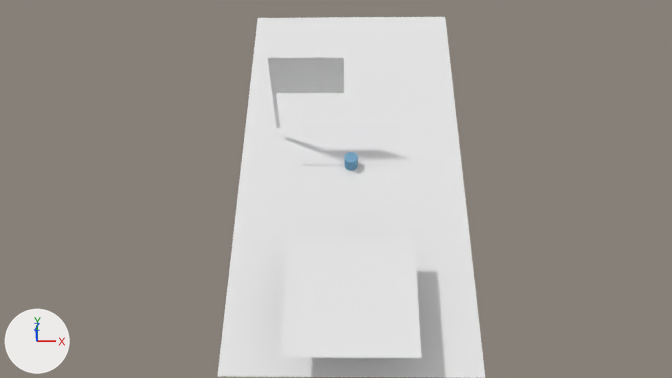
A saved change to the Blender file SunTzu/SunTzu/Assets/Models/Continent.blend.
One viewpoint serves both versions: the file's camera 'Camera'. Lighting does not change. The marker at lower left points along +X, +Y and +Z.

The scene before the commit, as lines of its bpy script (objects in view):
```python
me_cube_001 = bpy.data.meshes.new('Cube.001')
me_cube_001.from_pydata(...)  # a box spanning x -0.016..0.016, y -0.016..0.016, z -0.439..0.439
me_cylinder_002 = bpy.data.meshes.new('Cylinder.002')
me_cylinder_002.from_pydata(...)  # a 32-sided cylinder along z spanning x -0.0595..0.0594, y -0.0595..0.0594, z -0.0002..0.1187
me_cylinder_002.polygons.foreach_set('use_smooth', [True] * 96)
me_cylinder_002.materials.append(mat_pawn_material)  # blue #77a6c5
me_plane = bpy.data.meshes.new('Plane')
me_plane.from_pydata([(1.0, 2.0, 0.0), (1.0, -2.0, 0.0), (-1.0, -2.0, 0.0), (-1.0, 2.0, 0.0)], [], [(0, 3, 2, 1)])
me_plane.materials.append(mat_continent_material)  # its picture is missing
me_plane_002 = bpy.data.meshes.new('Plane.002')
me_plane_002.from_pydata([(0.298, 0.0, 0.21), (0.298, 0.0, -0.21), (-0.298, 0.0, -0.21), (-0.298, 0.0, 0.21)], [], [(0, 3, 2, 1)])
ob_continent = bpy.data.objects.new('Continent', me_plane)
ob_continent.location = (0.0, 0.0, 0.0)
ob_flag = bpy.data.objects.new('Flag', me_cube_001)
ob_flag.parent = ob_continent
ob_flag.location = (-0.67, 0.353, 0.571)
ob_pawncard = bpy.data.objects.new('PawnCard', me_cylinder_002)
ob_pawncard.location = (0.0, 0.0, 0.0)
ob_scoreflag = bpy.data.objects.new('ScoreFlag', me_plane_002)
ob_scoreflag.parent = ob_flag
ob_scoreflag.matrix_parent_inverse = Matrix(((1.0, 0.0, 0.0, 0.67), (0.0, 1.0, 0.0, -0.353), (0.0, 0.0, 1.0, -0.571), (0.0, 0.0, 0.0, 1.0)))
ob_scoreflag.location = (-0.355, 0.337, 0.802)
# also in view: 'Card' at (0.0, 0.0, 0.0); 'ContinentCard' at (0.0, -1.5, 0.36)
```
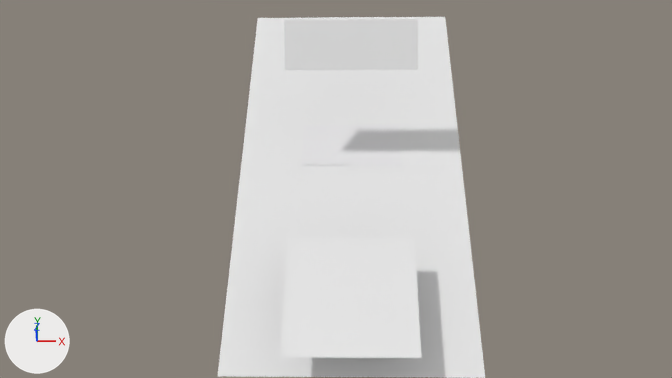
Boxes [x1, y1, x2, y2] around the edits, measured in the pictures (672 x 378 px):
'ScoreFlag', moved, turned, rescaled
    before: [272, 58, 344, 93]
    after: [284, 19, 418, 70]
'Flag', deleted
    before: [268, 55, 280, 128]
'PawnCard', hidden
    before: [344, 152, 358, 171]

The edits, one by one:
Object 'PawnCard' (ob_pawncard) is now hidden.
Object 'Flag' (ob_flag) is deleted.
In object 'ScoreFlag' (ob_scoreflag), parent is no longer ob_flag.
In object 'ScoreFlag' (ob_scoreflag), matrix_parent_inverse is no longer Matrix(((1.0, 0.0, 0.0, 0.67), (0.0, 1.0, 0.0, -0.353), (0.0, 0.0, 1.0, -0.571), (0.0, 0.0, 0.0, 1.0))).
Object 'ScoreFlag' (ob_scoreflag) moves from (-0.355, 0.337, 0.802) to (0.00273, 0.546, 0.957).
Object 'ScoreFlag' (ob_scoreflag) turns from (0, 0, 0) to (-51, 0, 0) degrees about x, y and z.
Object 'ScoreFlag' (ob_scoreflag) is rescaled from (1.0, 1.0, 1.0) to (1.9, 1.0, 1.0).
